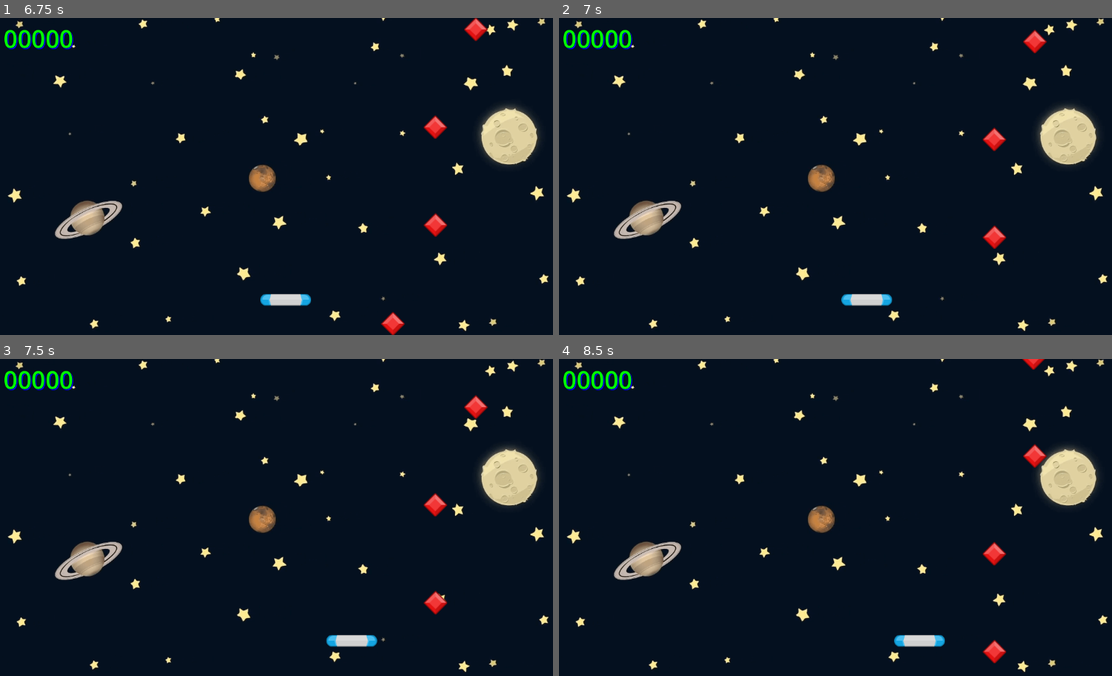
Above: before the commit, frames 1-4 (two rows, left to right).
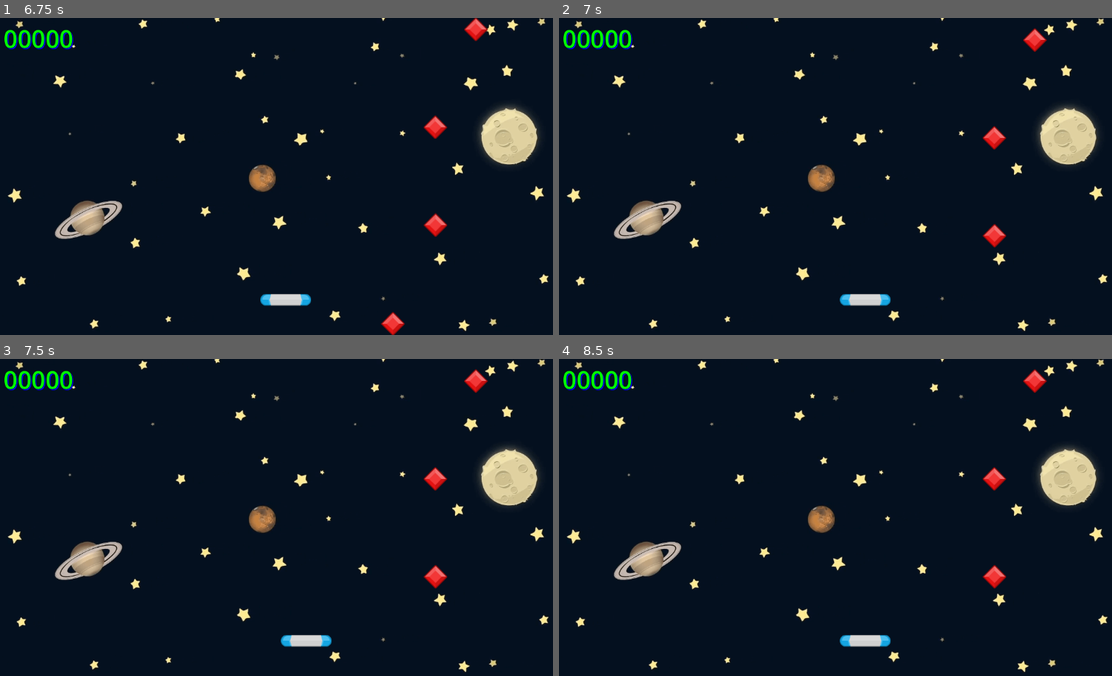
Above: after the commit, the same moments.

Repository: RafaZenitus/gemCatcher
Game: Godot game, scene res://scenes/game.tscn
Same seed, same stepped clock (60 frames per second), same inputs: the game is played once before the commit and once after it.
Inputs:
- Up to frame 1 (6.75 s): tap Enter at 0.5 s; hold D (right) 0.53-1.28 s; hold A (left) 1.28-2.03 s; hold D (right) 2.03-3.53 s; hold A (left) 3.53-5.78 s; hold D (right) from 5.78 s (still down)
- Up to frame 2 (7 s): keep holding D (right)
- Up to frame 3 (7.5 s): keep holding D (right)
- Up to frame 4 (8.5 s): release D (right) at 8.03 s; hold A (left) from 8.03 s (still down)

Frame 1 is identical in both runs. In frame 2, 0.4% of the frame differs, in the area x 50-89%, y 3-91%; in frame 3, 1.7%; in frame 4, 1.8%, in the area x 50-89%, y 0-96%.

Commit message:
gameOver

Diff:
--- a/scenes/game.gd
+++ b/scenes/game.gd
@@ -3,6 +3,7 @@
 @export var gem_scene: PackedScene
 
 @onready var label: Label = $Label #arrastar Label + cntrl
+@onready var timer: Timer = $Timer
 
 
 var _score: int = 0
@@ -23,8 +24,13 @@
 	new_gem.position = Vector2(xpos, -50)
 	add_child(new_gem)
 
+func stop_all() -> void:
+	timer.stop()
+	for child in get_children():
+		child.set_process(false)
+
 func game_over() -> void:
-	print("Game Over")
+	stop_all()
 
 func _on_timer_timeout() -> void:
 	spawn_gem()
